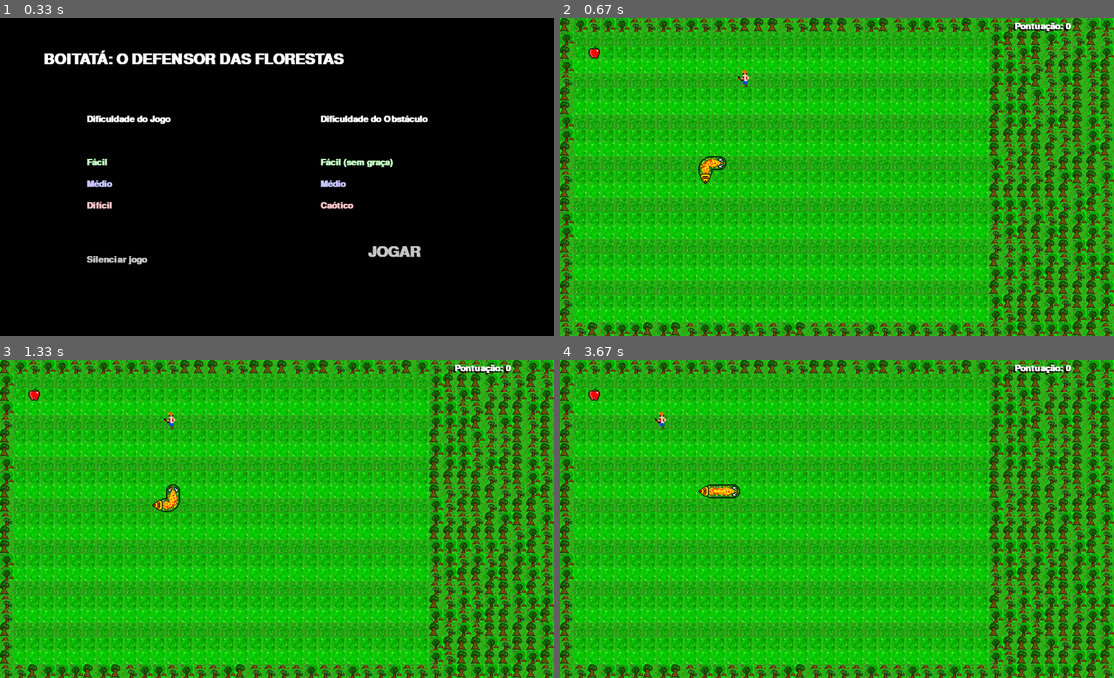
Above: before the commit, frames 1-4 (two rows, left to right).
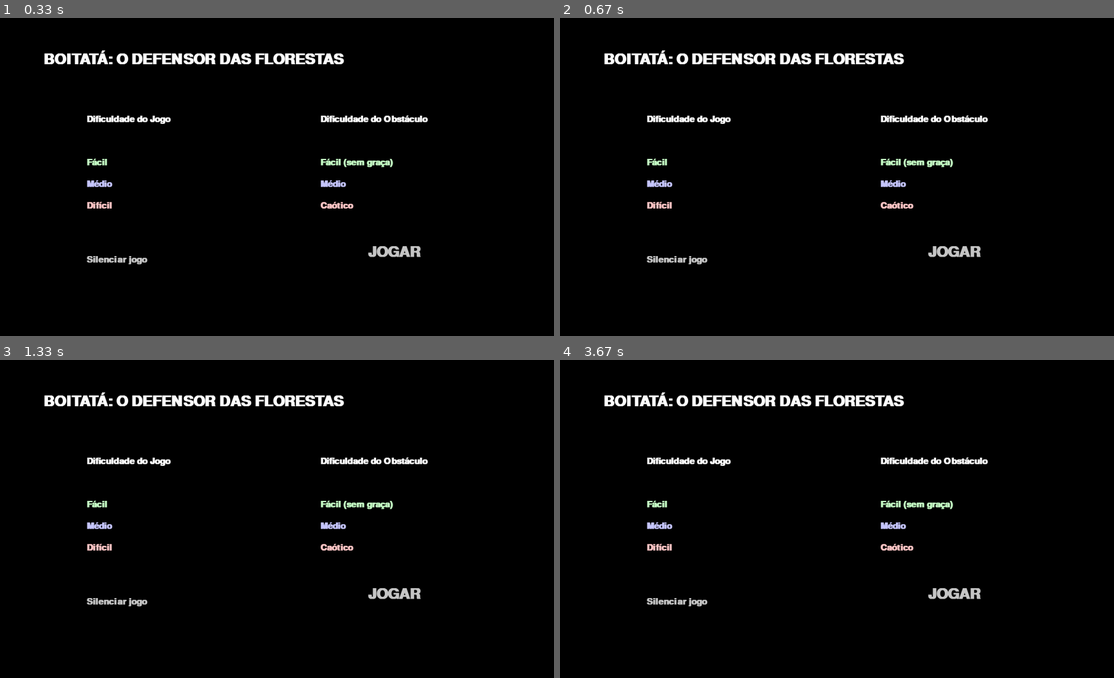
Above: after the commit, the same moments.

Repository: gustavorrocha/Jogo---Pygame
Game: pygame game, started from main.py
The game is run twice, just before and just after one commit, with the same random seed, the same clock (stepped at 60 frames per second) and the same inputs.
Inputs:
- Up to frame 1 (0.33 s): no input
- Up to frame 2 (0.67 s): hold Esc from 0.33 s (still down)
- Up to frame 3 (1.33 s): release Esc at 0.87 s; tap W at 0.9 s; hold Left from 1.23 s (still down)
- Up to frame 4 (3.67 s): release Left at 1.77 s; hold Down 1.8-2.1 s; hold Left 2.13-2.53 s; hold Up 2.57-2.93 s; hold Right 2.97-3.6 s; hold Down from 3.63 s (still down)

Frame 1 is identical in both runs. In frame 2, 100% of the frame differs, in the area x 0-100%, y 0-100%; in frame 3, 100%; in frame 4, 100%.

Commit message:
Atualiza uma função que estava errada

Diff:
--- a/game.py
+++ b/game.py
@@ -81,10 +81,6 @@
                     if event.type == QUIT: # Sai do jogo caso o jogador o feche
                         running = False
 
-                    if event.type == KEYDOWN:
-                        if event.key == K_ESCAPE:
-                            self.state = "running"
-
                     if event.type == MOUSEBUTTONDOWN:
                         if event.button == 1:
                             click = True
